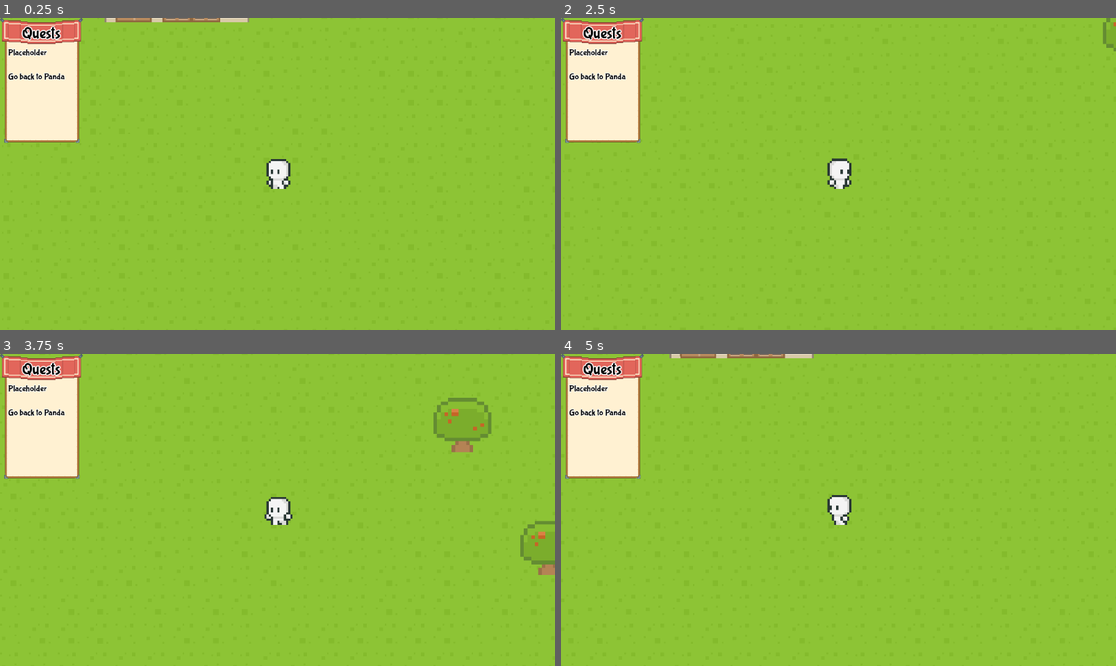
Above: before the commit, frames 1-4 (two rows, left to right).
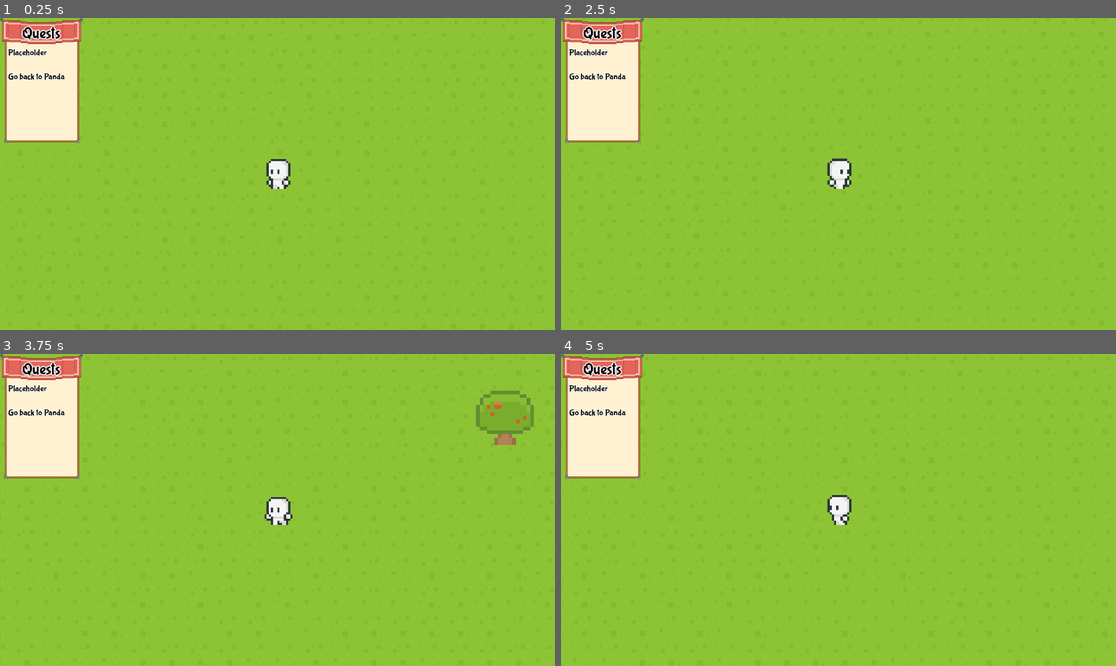
Above: after the commit, the same moments.

Repository: LKenny26/Buddyville
Game: Godot game, scene res://scenes/main.tscn
Same seed, same stepped clock (60 frames per second), same inputs: the game is played once before the commit and once after it.
Inputs (mouse positions are in pixels of both pictures, inside the frame that each line leads up to):
- Up to frame 1 (0.25 s): no input
- Up to frame 2 (2.5 s): move the mouse to (960, 158) at 0.52 s; press the mouse at (960, 158) at 0.53 s; hold Right (Right) 0.53-1.28 s; move the mouse to (727, 189) at 1.27 s; release the mouse at (727, 189) at 1.28 s; hold Down (Down) 1.28-2.03 s; tap Shift (Run) at 1.35 s; click (727, 189) at 1.42 s; move the mouse to (894, 105) at 2.02 s; press the mouse at (894, 105) at 2.03 s; hold Right (Right) from 2.03 s (still down)
- Up to frame 3 (3.75 s): move the mouse to (516, 369) at 2.77 s; release Right (Right) at 2.78 s; release the mouse at (516, 369) at 2.78 s; hold Up (Up) 2.78-3.53 s; tap Shift (Run) at 2.85 s; click (516, 369) at 2.92 s; move the mouse to (421, 413) at 3.52 s; press the mouse at (421, 413) at 3.53 s; hold Left (Left) from 3.53 s (still down)
- Up to frame 4 (5 s): keep holding Left (Left); move the mouse to (672, 463) at 4.27 s; release the mouse at (672, 463) at 4.28 s; tap Shift (Run) at 4.35 s; click (672, 463) at 4.42 s

The runs differ from the first frame. In frame 1, 0.3% of the frame differs, in the area x 18-45%, y 0-2%; in frame 2, less than 0.1%; in frame 3, 1.3%, in the area x 78-100%, y 11-71%; in frame 4, 0.3%.

Commit message:
more game state changes

Diff:
--- a/buddyville/scenes/game_state.gd
+++ b/buddyville/scenes/game_state.gd
@@ -13,9 +13,12 @@
 	AXE
 }
 
-#keeps track of which quest player is on
+# keeps track of which quest player is on
 var game_state = MEET
+# player inventory
 var inventory = []
+# player position when swapping scenes
+var player_spawn_pos = Vector2(1100, 1100)
 
 func next_game_state():
 	self.game_state += 1
--- a/buddyville/scenes/main.gd
+++ b/buddyville/scenes/main.gd
@@ -2,7 +2,7 @@
 
 # Called when the node enters the scene tree for the first time.
 func _ready():
-	pass
+	$player.position = GameState.player_spawn_pos
 
 # Called every frame. 'delta' is the elapsed time since the previous frame.
 func _process(delta):
--- a/buddyville/scenes/main.tscn
+++ b/buddyville/scenes/main.tscn
@@ -21,7 +21,7 @@
 collision_layer = 1
 
 [node name="player" parent="." instance=ExtResource("3_e0kjd")]
-position = Vector2(1159, 1090)
+position = Vector2(1100, 1100)
 
 [node name="Owl" parent="." instance=ExtResource("4_h7v2v")]
 position = Vector2(2070, 481)
--- a/buddyville/scenes/map.gd
+++ b/buddyville/scenes/map.gd
@@ -13,23 +13,35 @@
 # sends player to monkey's house when clicking the door
 func _on_door_1_input_event(viewport: Node, event: InputEvent, shape_idx: int) -> void:
 	if event is InputEventMouseButton:
+		# persistent game state between scene changes
 		GameState.inventory = get_node("../player").inventory
+		GameState.player_spawn_pos = $door1.global_position
+		GameState.player_spawn_pos.y += 20
 		get_tree().change_scene_to_file("res://scenes/indoors.tscn")
 
 # sends player to owl's house when clicking the door
 func _on_door_2_input_event(viewport: Node, event: InputEvent, shape_idx: int) -> void:
 	if event is InputEventMouseButton:
+		# persistent game state between scene changes
 		GameState.inventory = get_node("../player").inventory
+		GameState.player_spawn_pos = $door2.global_position
+		GameState.player_spawn_pos.y += 20
 		get_tree().change_scene_to_file("res://scenes/indoors.tscn")
 
 # sends player to porcupine's house when clicking the door
 func _on_door_3_input_event(viewport: Node, event: InputEvent, shape_idx: int) -> void:
 	if event is InputEventMouseButton:
+		# persistent game state between scene changes
 		GameState.inventory = get_node("../player").inventory
+		GameState.player_spawn_pos = $door3.global_position
+		GameState.player_spawn_pos.y += 20
 		get_tree().change_scene_to_file("res://scenes/indoors.tscn")
 
 # sends player to rabbit's house when clicking the door
 func _on_door_4_input_event(viewport: Node, event: InputEvent, shape_idx: int) -> void:
 	if event is InputEventMouseButton:
+		# persistent game state between scene changes
 		GameState.inventory = get_node("../player").inventory
+		GameState.player_spawn_pos = $door4.global_position
+		GameState.player_spawn_pos.y += 20
 		get_tree().change_scene_to_file("res://scenes/indoors.tscn")
--- a/buddyville/scenes/panda.gd
+++ b/buddyville/scenes/panda.gd
@@ -2,3 +2,6 @@
 
 func check_quest():
 	pass
+	# check current game state
+		# check what needs to be completed per game state
+			# increment game state
Not shown: 1 places in buddyville/scenes/indoors.tscn that only renumber resources
Not shown: 1 places in buddyville/scenes/main.tscn that only renumber resources
Not shown: 1 places in buddyville/scenes/map.tscn that only renumber resources
